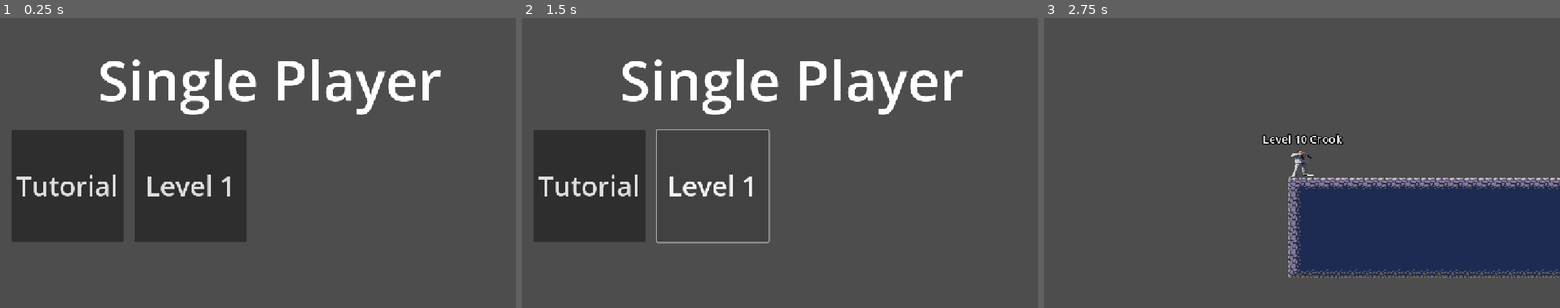
Above: before the commit, frames 1-3 (left to right).
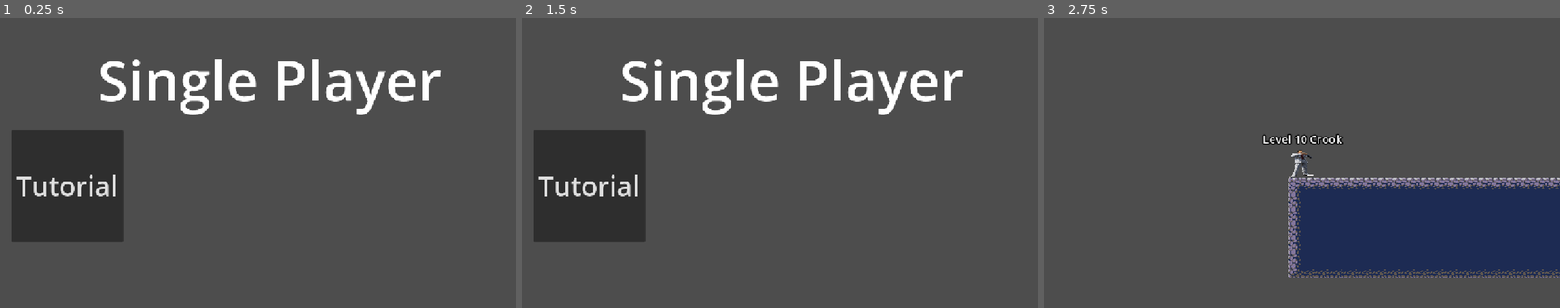
Above: after the commit, the same moments.

Repository: Sauleline/at2Colaborative
Game: Godot game, scene res://Game_User_Interface/Single_Player_Level_Select.tscn
Two runs of this game, one before a commit and one after it. Both use one fixed random seed, a clock stepped at 60 frames per second and the inputs below. This scene is started directly instead of the project's main scene.
Inputs (mouse positions are in pixels of both pictures, inside the frame that each line leads up to):
- Up to frame 1 (0.25 s): no input
- Up to frame 2 (1.5 s): click (712, 186) at 0.5 s, where only the run before the commit has a clickable "Level 1"; click (712, 186) at 1.25 s, where only the run before the commit has a clickable "Level 1"
- Up to frame 3 (2.75 s): click "Tutorial" at 2 s

The runs differ from the first frame. In frame 1, 8.3% of the frame differs, in the area x 26-48%, y 38-78%; in frame 2, 0.8%; in frame 3, nothing differs.

Commit message:
added Background to all ui scenes

Diff:
--- a/at2Colaborative/Game_User_Interface/Multiplayer_Level_Select.tscn
+++ b/at2Colaborative/Game_User_Interface/Multiplayer_Level_Select.tscn
@@ -1,3 +1,7 @@
-[gd_scene format=3 uid="uid://ccvjumxyd5f5v"]
+[gd_scene load_steps=2 format=3 uid="uid://ccvjumxyd5f5v"]
+
+[ext_resource type="PackedScene" uid="uid://dyn2qf6aui3uv" path="res://Game_User_Interface/UI_Background.tscn" id="1_s3t23"]
 
 [node name="MultiplayerLevelSelect" type="CanvasLayer"]
+
+[node name="Background" parent="." instance=ExtResource("1_s3t23")]
--- a/at2Colaborative/Game_User_Interface/Settings.tscn
+++ b/at2Colaborative/Game_User_Interface/Settings.tscn
@@ -1,3 +1,7 @@
-[gd_scene format=3 uid="uid://bi8pcdfenbp5q"]
+[gd_scene load_steps=2 format=3 uid="uid://bi8pcdfenbp5q"]
+
+[ext_resource type="PackedScene" uid="uid://dyn2qf6aui3uv" path="res://Game_User_Interface/UI_Background.tscn" id="1_abk0k"]
 
 [node name="Settings" type="CanvasLayer"]
+
+[node name="Background" parent="." instance=ExtResource("1_abk0k")]
--- a/at2Colaborative/Game_User_Interface/Single_Player_Level_Select.tscn
+++ b/at2Colaborative/Game_User_Interface/Single_Player_Level_Select.tscn
@@ -1,10 +1,13 @@
-[gd_scene load_steps=3 format=3 uid="uid://d24sjpjxm4pxl"]
+[gd_scene load_steps=4 format=3 uid="uid://d24sjpjxm4pxl"]
 
 [ext_resource type="Script" uid="uid://dw2vfnm8rkagw" path="res://Game_User_Interface/single_player_level_select.gd" id="1_ndrbo"]
 [ext_resource type="Theme" uid="uid://dwdqkuxyspo32" path="res://Game_User_Interface/Theme.tres" id="2_b4mwh"]
+[ext_resource type="PackedScene" uid="uid://dyn2qf6aui3uv" path="res://Game_User_Interface/UI_Background.tscn" id="2_boqba"]
 
 [node name="SinglePlayerLevelSelect" type="CanvasLayer"]
 script = ExtResource("1_ndrbo")
+
+[node name="Background" parent="." instance=ExtResource("2_boqba")]
 
 [node name="Level_Name" type="Button" parent="."]
 offset_left = 300.0
--- a/at2Colaborative/Game_User_Interface/Title_Screen.tscn
+++ b/at2Colaborative/Game_User_Interface/Title_Screen.tscn
@@ -1,35 +1,17 @@
-[gd_scene load_steps=5 format=3 uid="uid://1abapmdihvfw"]
+[gd_scene load_steps=4 format=3 uid="uid://1abapmdihvfw"]
 
 [ext_resource type="Script" uid="uid://b0h8c4vqajvri" path="res://Game_User_Interface/title_screen.gd" id="1_5fu7q"]
 [ext_resource type="Theme" uid="uid://dwdqkuxyspo32" path="res://Game_User_Interface/Theme.tres" id="1_wjfn0"]
-[ext_resource type="Shader" path="res://main.gdshader" id="2_r5ysx"]
-
-[sub_resource type="ShaderMaterial" id="ShaderMaterial_tl6ip"]
-shader = ExtResource("2_r5ysx")
-shader_parameter/polar_coordinates = false
-shader_parameter/polar_center = Vector2(0.5, 0.5)
-shader_parameter/polar_zoom = 1.0
-shader_parameter/polar_repeat = 1.0
-shader_parameter/spin_rotation = 0.0
-shader_parameter/spin_speed = 1.0
-shader_parameter/offset = Vector2(0, 0)
-shader_parameter/colour_1 = Color(0.690196, 0.0431373, 0.411765, 1)
-shader_parameter/colour_2 = Color(0.258824, 0.0392157, 0.333333, 1)
-shader_parameter/colour_3 = Color(0.352591, 0.59681, 0.614429, 1)
-shader_parameter/contrast = 2.0
-shader_parameter/spin_amount = 0.36
-shader_parameter/pixel_filter = 700.0
+[ext_resource type="PackedScene" uid="uid://dyn2qf6aui3uv" path="res://Game_User_Interface/UI_Background.tscn" id="2_r5ysx"]
 
 [node name="TitleScreen" type="CanvasLayer"]
 script = ExtResource("1_5fu7q")
 
-[node name="Background" type="ColorRect" parent="."]
-material = SubResource("ShaderMaterial_tl6ip")
-anchors_preset = 15
-anchor_right = 1.0
-anchor_bottom = 1.0
-grow_horizontal = 2
-grow_vertical = 2
+[node name="Background" parent="." instance=ExtResource("2_r5ysx")]
+offset_left = 5.0
+offset_top = 6.0
+offset_right = 5.0
+offset_bottom = 6.0
 
 [node name="Title" type="Label" parent="."]
 offset_left = 217.0
--- /dev/null
+++ b/at2Colaborative/Game_User_Interface/UI_Background.tscn
@@ -0,0 +1,27 @@
+[gd_scene load_steps=3 format=3 uid="uid://dyn2qf6aui3uv"]
+
+[ext_resource type="Shader" uid="uid://c0xbt0jdme1rs" path="res://main.gdshader" id="1_v1baa"]
+
+[sub_resource type="ShaderMaterial" id="ShaderMaterial_cpmu6"]
+shader = ExtResource("1_v1baa")
+shader_parameter/polar_coordinates = false
+shader_parameter/polar_center = Vector2(0.5, 0.5)
+shader_parameter/polar_zoom = 1.0
+shader_parameter/polar_repeat = 1.0
+shader_parameter/spin_rotation = 0.0
+shader_parameter/spin_speed = 1.0
+shader_parameter/offset = Vector2(0, 0)
+shader_parameter/colour_1 = Color(0.690196, 0.0431373, 0.411765, 1)
+shader_parameter/colour_2 = Color(0.258824, 0.0392157, 0.333333, 1)
+shader_parameter/colour_3 = Color(0.352591, 0.59681, 0.614429, 1)
+shader_parameter/contrast = 2.0
+shader_parameter/spin_amount = 0.36
+shader_parameter/pixel_filter = 700.0
+
+[node name="Background" type="ColorRect"]
+material = SubResource("ShaderMaterial_cpmu6")
+anchors_preset = 15
+anchor_right = 1.0
+anchor_bottom = 1.0
+grow_horizontal = 2
+grow_vertical = 2
--- a/at2Colaborative/Game_User_Interface/Wardrobe.tscn
+++ b/at2Colaborative/Game_User_Interface/Wardrobe.tscn
@@ -1,3 +1,7 @@
-[gd_scene format=3 uid="uid://bd7sfwiwehvqn"]
+[gd_scene load_steps=2 format=3 uid="uid://bd7sfwiwehvqn"]
+
+[ext_resource type="PackedScene" uid="uid://dyn2qf6aui3uv" path="res://Game_User_Interface/UI_Background.tscn" id="1_3wu08"]
 
 [node name="Wardrobe" type="CanvasLayer"]
+
+[node name="Background" parent="." instance=ExtResource("1_3wu08")]
